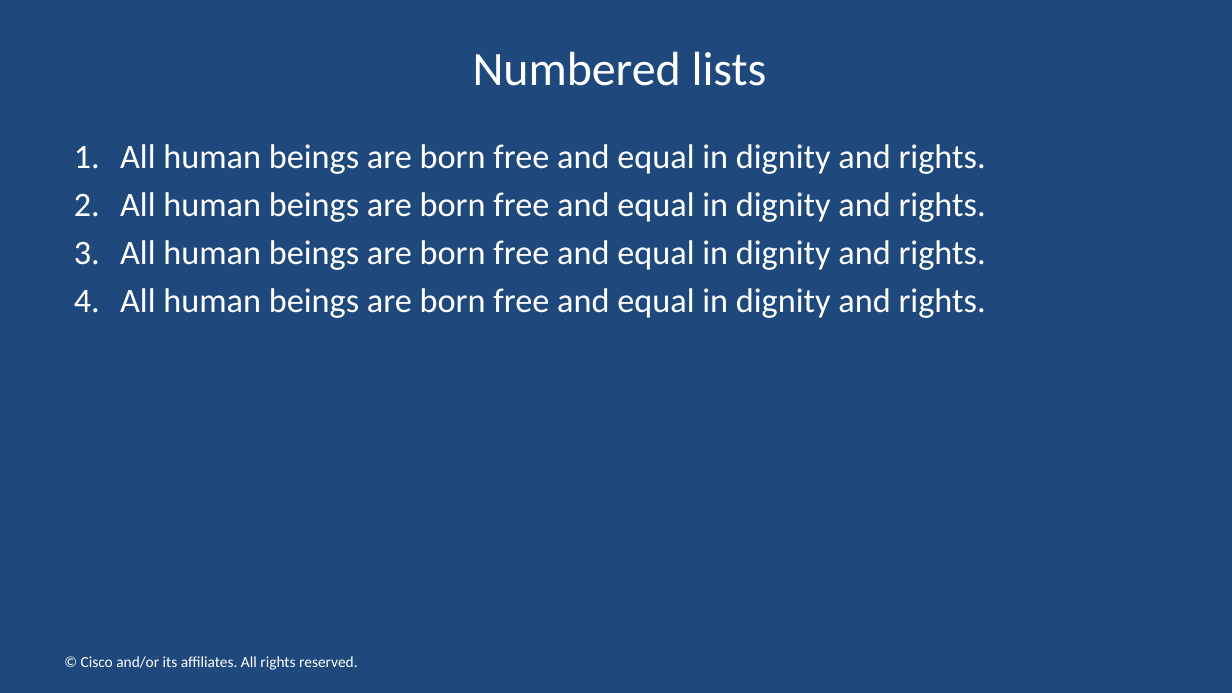
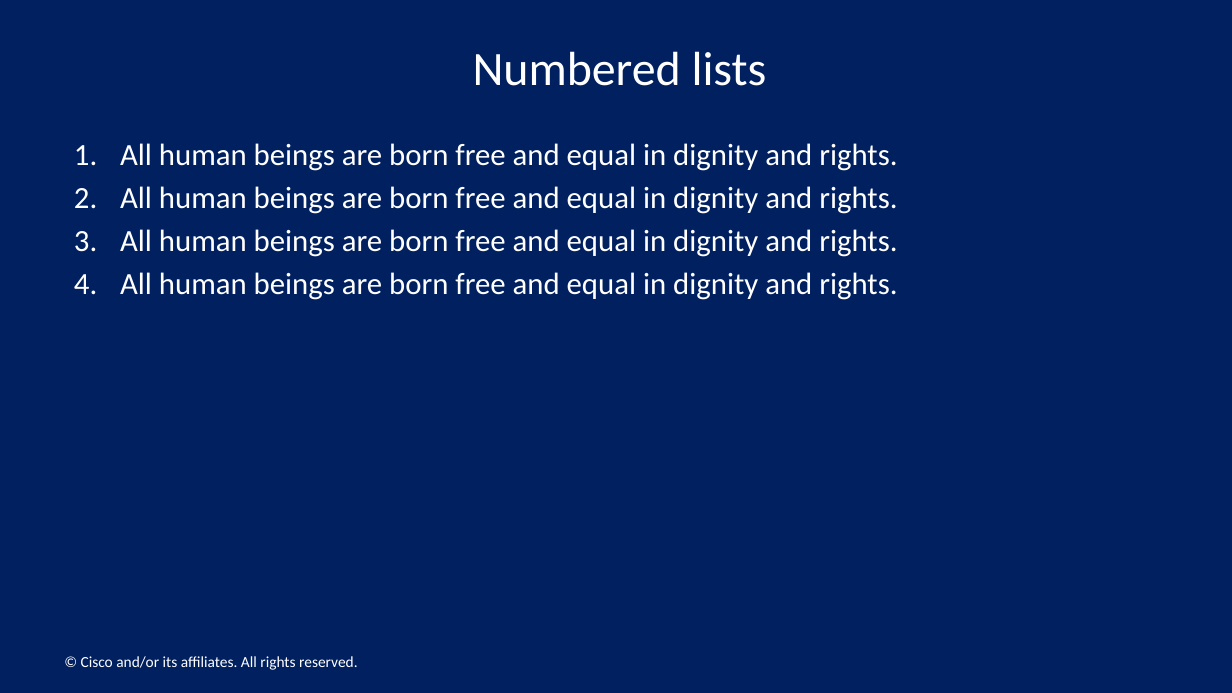
Before and after one commit to sairachakonda-official/pptx, a slide deck: slide 9 of reference.pptx. Drawn at 1232x693 pixels with LibreOffice and Linux fonts; fonts in the diff are those of the drawing; background and template pictures are left out. Boxes give left, top, right and bottom in pixels: in the first picture for what was removed or moved away, otherwise in the second. Text is boxed around its words. In the diff, an @@ line names an element or a change of style, - is before the commit and + after.

Commit message:
new
new

```diff
--- a/reference.pptx
+++ b/reference.pptx
@@ background #1F497D to #002060 @@
@@ text "All human beings are born ..." at [120, 143, 897, 300]: size 20 to 18 pt @@
```
Also in this commit, not shown: 25 other slides changed.
